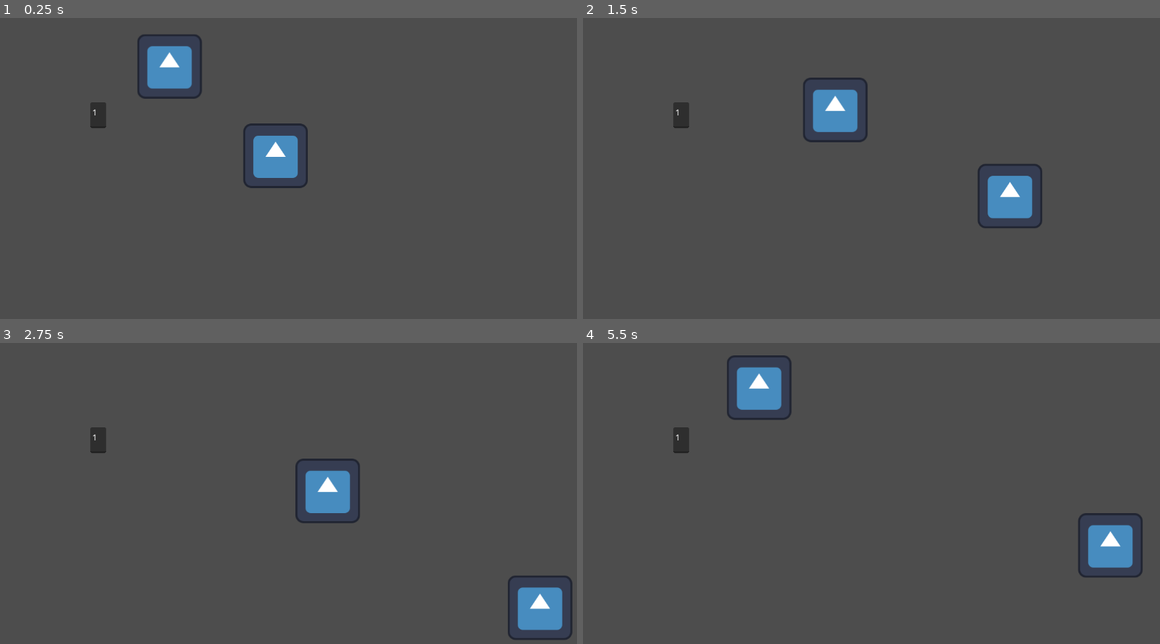
Above: before the commit, frames 1-4 (two rows, left to right).
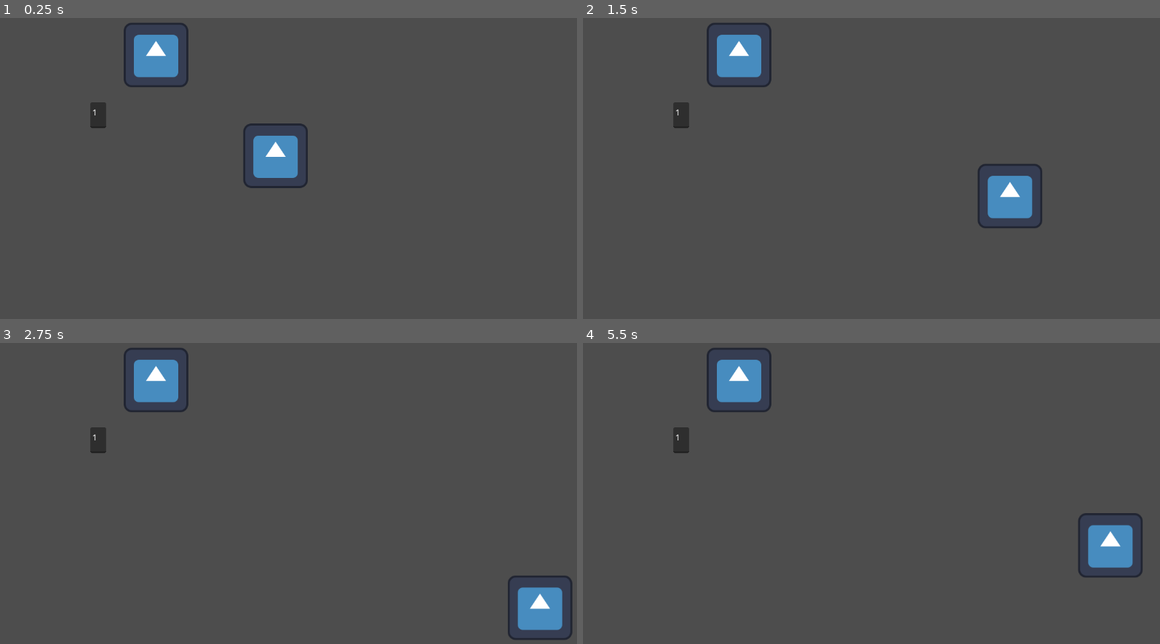
Above: after the commit, the same moments.

Repository: 22ncave/8DIT-Game-Project
Game: Godot game, scene res://scenes/rooms/room_1.tscn
The game is run twice, just before and just after one commit, with the same random seed, the same clock (stepped at 60 frames per second) and the same inputs. The engine's default icon, where the game draws it, is replaced by a stand-in: a white triangle on a blue panel in a dark square.
Inputs:
- Up to frame 1 (0.25 s): no input
- Up to frame 2 (1.5 s): hold D (right) 0.53-1.28 s; hold S (down) from 1.28 s (still down)
- Up to frame 3 (2.75 s): release S (down) at 2.03 s; hold D (right) from 2.03 s (still down)
- Up to frame 4 (5.5 s): release D (right) at 2.78 s; hold W (up) 2.78-3.53 s; hold A (left) 3.53-5.03 s; tap Enter at 4.25 s; tap Space at 5 s; hold S (down) from 5.03 s (still down)

The runs differ from the first frame. In frame 1, 1.7% of the frame differs, in the area x 21-35%, y 1-27%; in frame 2, 2.8%, in the area x 21-50%, y 1-42%; in frame 3, 2.8%; in frame 4, 1.8%.

Commit message:
added sight line for monster
The monster now has a sight line and will only follow the player if the player has entered the sight line

Diff:
--- a/the-observer/scenes/monster.tscn
+++ b/the-observer/scenes/monster.tscn
@@ -5,6 +5,9 @@
 
 [sub_resource type="RectangleShape2D" id="RectangleShape2D_1cbnp"]
 size = Vector2(128, 129)
+
+[sub_resource type="CircleShape2D" id="CircleShape2D_1cbnp"]
+radius = 201.0398
 
 [node name="monster" type="CharacterBody2D" unique_id=624561388]
 collision_layer = 4
@@ -26,4 +29,11 @@
 position = Vector2(0, 1.5)
 shape = SubResource("RectangleShape2D_1cbnp")
 
+[node name="sight_line" type="Area2D" parent="." unique_id=61927605]
+collision_mask = 2
+
+[node name="CollisionShape2D" type="CollisionShape2D" parent="sight_line" unique_id=1087180284]
+shape = SubResource("CircleShape2D_1cbnp")
+
 [connection signal="body_entered" from="Area2D" to="." method="_on_area_2d_body_entered"]
+[connection signal="body_entered" from="sight_line" to="." method="_on_sight_line_body_entered"]
--- a/the-observer/scenes/rooms/room_1.tscn
+++ b/the-observer/scenes/rooms/room_1.tscn
@@ -22,14 +22,12 @@
 [node name="Door_s" parent="Doors" unique_id=620864986 instance=ExtResource("2_hnbyo")]
 position = Vector2(549, 649)
 rotation = -3.136857
-collision_mask = 3
 room_tag = "room_4"
 position_tag = "n"
 
 [node name="Door_e" parent="Doors" unique_id=2088589569 instance=ExtResource("2_hnbyo")]
 position = Vector2(1150, 332)
 rotation = 1.5680736
-collision_mask = 3
 room_tag = "room_2"
 position_tag = "w"
 
--- a/the-observer/scripts/monster.gd
+++ b/the-observer/scripts/monster.gd
@@ -2,6 +2,7 @@
 
 @onready var nav_agent = $NavigationAgent2D
 var speed = 150
+var sees_player = false
 
 @export var entity_tag : String
 
@@ -11,7 +12,8 @@
 	if not player:
 		return
 
-	nav_agent.target_position = player.global_position
+	if sees_player == true:
+		nav_agent.target_position = player.global_position
 
 	var next_path_pos = nav_agent.get_next_path_position()
 
@@ -21,6 +23,12 @@
 	move_and_slide()
 
 
+
 func _on_area_2d_body_entered(body: Node2D) -> void:
 	if body.is_in_group("player"):
 		Globals.player_death()
+
+
+func _on_sight_line_body_entered(body: Node2D) -> void:
+	if body.is_in_group("player"):
+		sees_player = true
